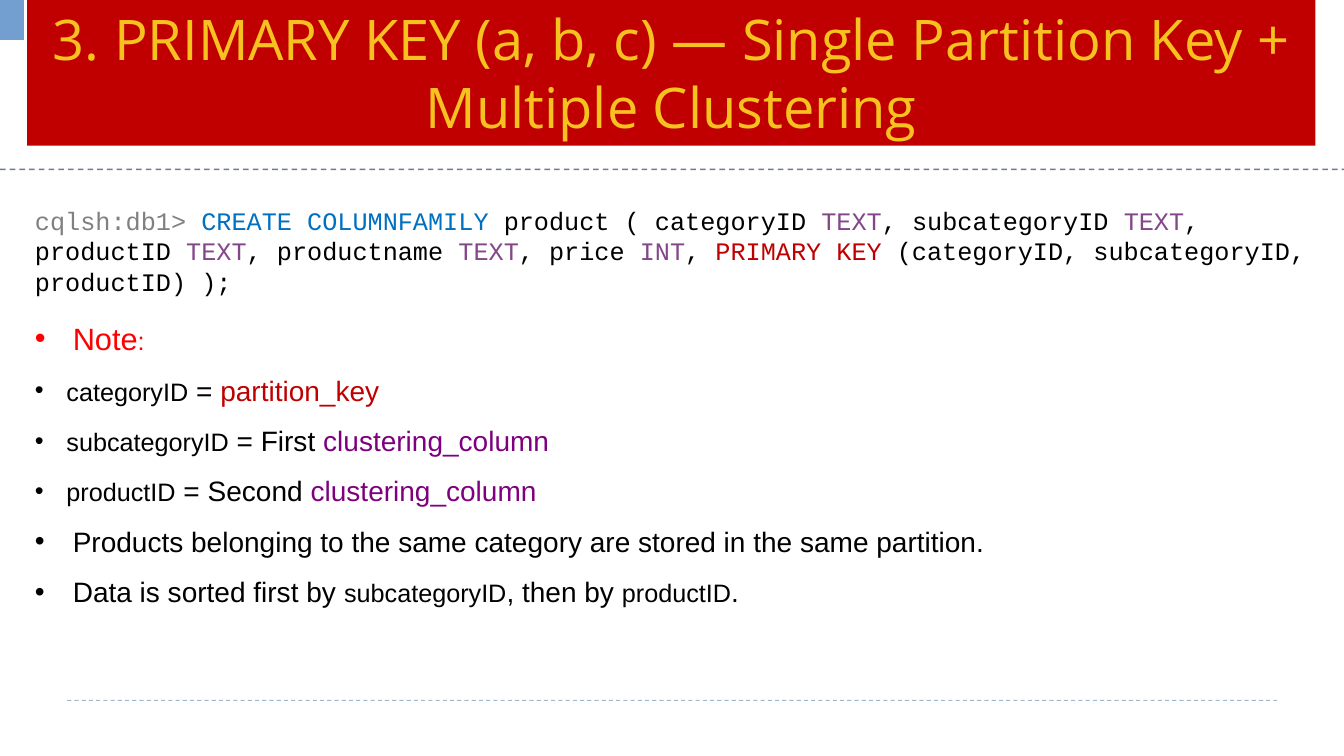
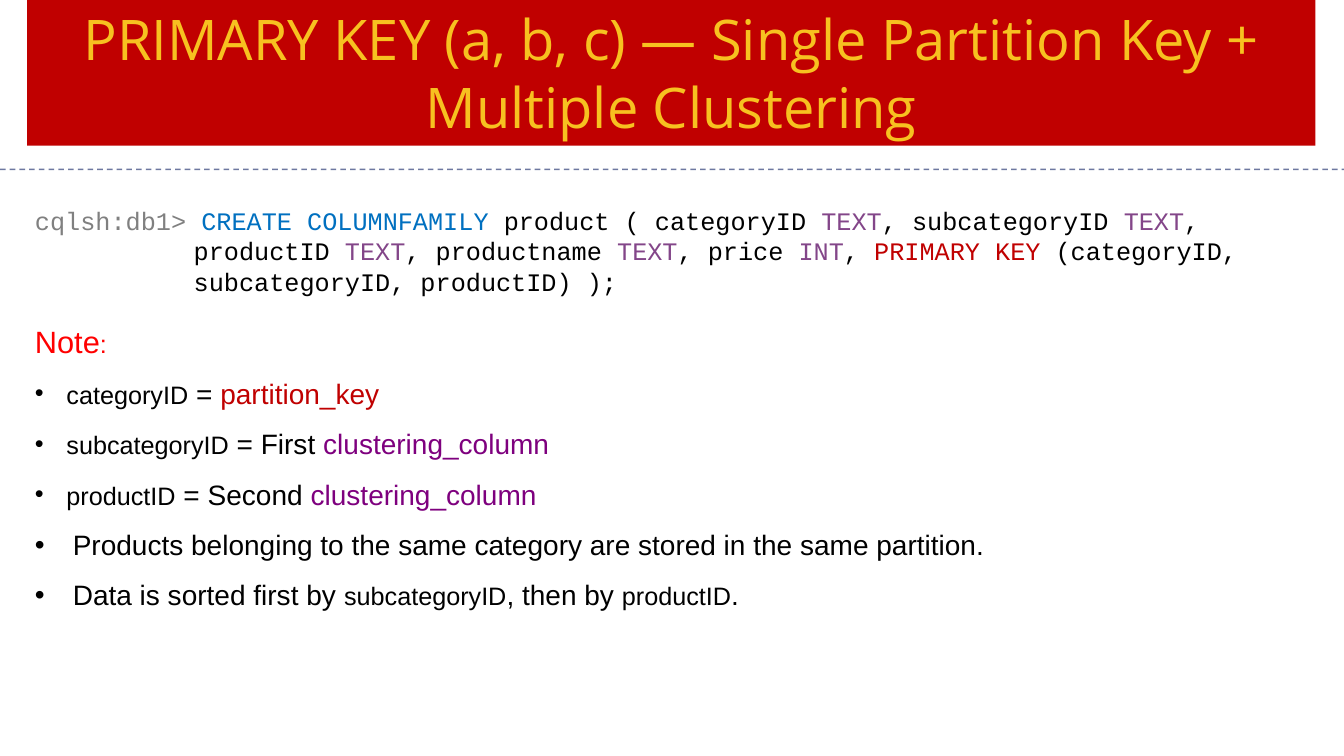
Before and after one commit to Saleel-Bagde/PPT-s, a slide deck: slide 20 of Cassandra Ver3.pptx. Drawn at 1344x756 pixels with LibreOffice and Linux fonts; fonts in the diff are those of the drawing. Boxes give left, top, right and bottom in pixels: in the first picture for what was removed or moved away, otherwise in the second. Text is boxed around its words. In the diff, an @@ line names an element or a change of style, - is before the commit and + after.

```diff
--- a/Cassandra Ver3.pptx
+++ b/Cassandra Ver3.pptx
@@ table removed at [0,0,24,40], 1 rows, 1 columns @@
-
@@ text in rectangle at [84,17,1212,142]: text changed @@
-3. PRIMARY KEY (a, b, c) — Single Partition Key + Multiple Clustering
+PRIMARY KEY (a, b, c) — Single Partition Key + Multiple Clustering
@@ text "cqlsh:db1> CREATE COLUMNFAMILY product ( ..." at [35,212,1237,297]: indent changed @@
@@ text at [35,331,100,354]: bullet • to none @@
@@ line removed from (68, 701) to (1277, 701) @@
```
Also in this commit, not shown: 3 other slides changed.
